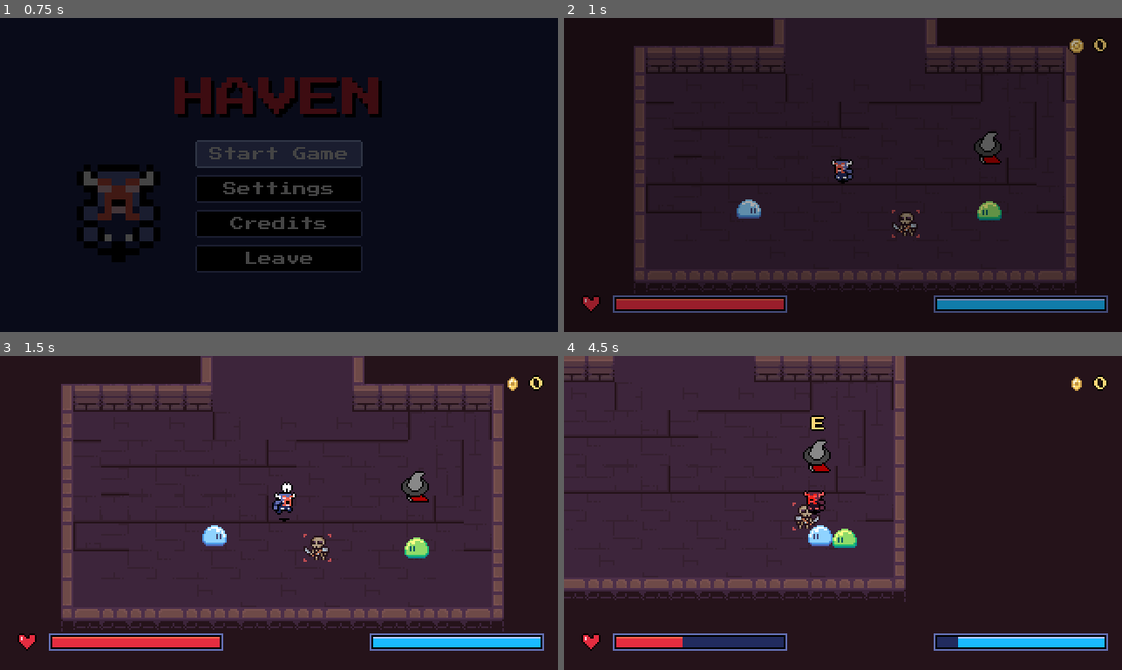
Above: before the commit, frames 1-4 (two rows, left to right).
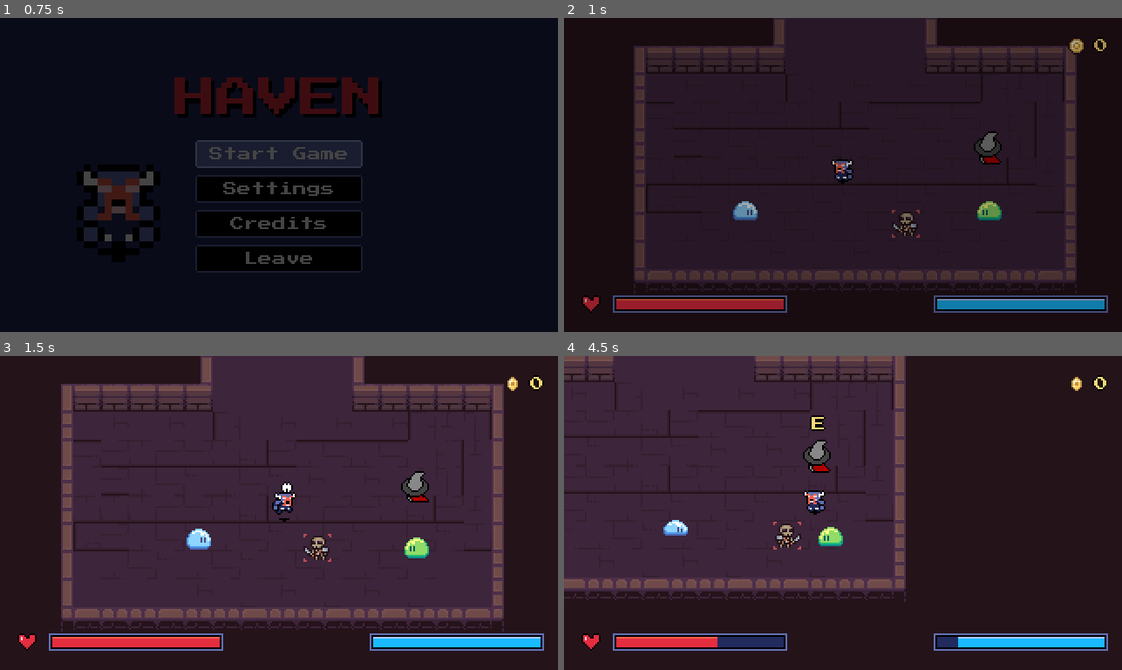
Above: after the commit, the same moments.

Repository: DaEpickid540/haven-2026
Game: Godot game, scene res://Scenes/main.tscn
Two runs of this game, one before a commit and one after it. Both use one fixed random seed, a clock stepped at 60 frames per second and the inputs below.
Inputs (mouse positions are in pixels of both pictures, inside the frame that each line leads up to):
- Up to frame 1 (0.75 s): click "Start Game" at 0.5 s
- Up to frame 2 (1 s): no input
- Up to frame 3 (1.5 s): move the mouse to (401, 497) at 1.27 s; hold Right (right) from 1.28 s (still down); tap J (attack) at 1.35 s; click (401, 497) at 1.42 s
- Up to frame 4 (4.5 s): move the mouse to (731, 528) at 2.02 s; release Right (right) at 2.03 s; hold Down (down) 2.03-2.78 s; tap X (dash) at 2.1 s; move the mouse to (898, 443) at 2.77 s; hold Right (right) 2.78-3.53 s; hold E (interact) 2.78-3.53 s; move the mouse to (815, 575) at 3.52 s; hold Up (up) 3.53-4.28 s; tap J (attack) at 3.6 s; click (815, 575) at 3.67 s; move the mouse to (1010, 560) at 4.27 s; hold Left (left) from 4.28 s (still down); hold X (dash) from 4.28 s (still down)

Frame 1 is identical in both runs. In frame 2, 0.2% of the frame differs, in the area x 30-36%, y 57-65%; in frame 3, 0.4%; in frame 4, 1.4%, in the area x 17-53%, y 43-93%.

Commit message:
Update

Diff:
--- a/Scenes/skeleton.tscn
+++ b/Scenes/skeleton.tscn
@@ -1,4 +1,4 @@
-[gd_scene format=3]
+[gd_scene format=3 uid="uid://bn1x13txttkg"]
 
 [ext_resource type="Script" uid="uid://cif6ykvhi1ur6" path="res://Scripts/enemy.gd" id="1_enemy"]
 [ext_resource type="Texture2D" uid="uid://diy6ltfipkudd" path="res://Assets/2D Pixel Dungeon Asset Pack/Character_animation/monsters_idle/skeleton2/v1/skeleton2_v1_1.png" id="2_f1"]
@@ -33,6 +33,22 @@
 "values": [Color(1, 1, 1, 1)]
 }
 
+[sub_resource type="Animation" id="Animation_death"]
+resource_name = "death"
+length = 0.6
+tracks/0/type = "value"
+tracks/0/imported = false
+tracks/0/enabled = true
+tracks/0/path = NodePath(".:modulate")
+tracks/0/interp = 1
+tracks/0/loop_wrap = true
+tracks/0/keys = {
+"times": PackedFloat32Array(0, 0.6),
+"transitions": PackedFloat32Array(1, 1),
+"update": 0,
+"values": [Color(1, 0.35, 0.35, 1), Color(1, 0.35, 0.35, 0)]
+}
+
 [sub_resource type="Animation" id="Animation_idle"]
 resource_name = "idle"
 length = 0.6
@@ -49,22 +65,6 @@
 "transitions": PackedFloat32Array(1, 1, 1, 1),
 "update": 1,
 "values": [ExtResource("2_f1"), ExtResource("3_f2"), ExtResource("4_f3"), ExtResource("5_f4")]
-}
-
-[sub_resource type="Animation" id="Animation_death"]
-resource_name = "death"
-length = 0.6
-tracks/0/type = "value"
-tracks/0/imported = false
-tracks/0/enabled = true
-tracks/0/path = NodePath(".:modulate")
-tracks/0/interp = 1
-tracks/0/loop_wrap = true
-tracks/0/keys = {
-"times": PackedFloat32Array(0, 0.6),
-"transitions": PackedFloat32Array(1, 1),
-"update": 0,
-"values": [Color(1, 0.35, 0.35, 1), Color(1, 0.35, 0.35, 0)]
 }
 
 [sub_resource type="AnimationLibrary" id="AnimationLibrary_skel"]
@@ -94,9 +94,8 @@
 node_connections = [&"output", 0, &"StateMachine"]
 
 [sub_resource type="CircleShape2D" id="CircleShape2D_damage"]
-radius = 10.0
 
-[node name="Skeleton" type="CharacterBody2D"]
+[node name="Skeleton" type="CharacterBody2D" unique_id=672855553]
 collision_layer = 4
 collision_mask = 7
 motion_mode = 1
@@ -105,33 +104,32 @@
 faces_right = true
 detected_range = 80.0
 max_health = 4
-contact_damage = 1
 attack_interval = 1.2
 
-[node name="Sprite2D" type="Sprite2D" parent="."]
+[node name="Sprite2D" type="Sprite2D" parent="." unique_id=775969010]
 texture = ExtResource("2_f1")
 
-[node name="AnimationPlayer" type="AnimationPlayer" parent="."]
+[node name="AnimationPlayer" type="AnimationPlayer" parent="." unique_id=982628866]
 root_node = NodePath("../Sprite2D")
 libraries/ = SubResource("AnimationLibrary_skel")
 
-[node name="CollisionShape2D" type="CollisionShape2D" parent="."]
+[node name="CollisionShape2D" type="CollisionShape2D" parent="." unique_id=616305372]
 position = Vector2(0, 3)
 shape = SubResource("CircleShape2D_body")
 
-[node name="AnimationTree" type="AnimationTree" parent="."]
+[node name="AnimationTree" type="AnimationTree" parent="." unique_id=759446810]
 root_node = NodePath("../Sprite2D")
 tree_root = SubResource("AnimationNodeBlendTree_skel")
 advance_expression_base_node = NodePath("..")
 anim_player = NodePath("../AnimationPlayer")
 
-[node name="RayCast2D" type="RayCast2D" parent="."]
+[node name="RayCast2D" type="RayCast2D" parent="." unique_id=1226429231]
 target_position = Vector2(-17, 0)
 
-[node name="DamageArea" type="Area2D" parent="."]
+[node name="DamageArea" type="Area2D" parent="." unique_id=965972945]
 collision_layer = 4
 collision_mask = 2
 
-[node name="CollisionShape2D" type="CollisionShape2D" parent="DamageArea"]
+[node name="CollisionShape2D" type="CollisionShape2D" parent="DamageArea" unique_id=2064882829]
 position = Vector2(0, 3)
 shape = SubResource("CircleShape2D_damage")
--- a/Scripts/enemy.gd
+++ b/Scripts/enemy.gd
@@ -41,7 +41,6 @@
 	move_and_slide()
 	damage_overlapping_player()
 
-# Contact
 func damage_overlapping_player() -> void:
 	for other_area in damage_area.get_overlapping_areas():
 		var player := other_area.get_parent() as Player
--- a/slime_blue.tscn
+++ b/slime_blue.tscn
@@ -1,6 +1,6 @@
 [gd_scene format=3 uid="uid://d1w04finjod5s"]
 
-[ext_resource type="Script" uid="uid://c81evyc304yt4" path="res://Scripts/slime_blue.gd" id="1_b4wiw"]
+[ext_resource type="Script" uid="uid://cif6ykvhi1ur6" path="res://Scripts/enemy.gd" id="1_b4wiw"]
 [ext_resource type="Texture2D" uid="uid://cevv4k1q0ovwv" path="res://Assets/Platformer Slimes v2.0/Spritesheets/16x16/Idle/Idle_Blue.png" id="2_b4wiw"]
 
 [sub_resource type="Animation" id="Animation_4gyqm"]
@@ -103,11 +103,11 @@
 
 [sub_resource type="CircleShape2D" id="CircleShape2D_80q1b"]
 
-[node name="SlimeBlue" type="CharacterBody2D" unique_id=1556184731 groups=["enemy"]]
+[node name="SlimeBlue" type="CharacterBody2D" unique_id=1556184731]
 motion_mode = 1
 script = ExtResource("1_b4wiw")
 
-[node name="Sprite2D" type="Sprite2D" parent="." unique_id=2098987288]
+[node name="Sprite2D" type="Sprite2D" parent="." unique_id=2098987288 groups=["enemy"]]
 texture = ExtResource("2_b4wiw")
 hframes = 7
 vframes = 2
@@ -117,7 +117,7 @@
 root_node = NodePath("../Sprite2D")
 libraries/ = SubResource("AnimationLibrary_11g03")
 
-[node name="CollisionShape2D" type="CollisionShape2D" parent="." unique_id=59992974]
+[node name="CollisionShape2D" type="CollisionShape2D" parent="." unique_id=59992974 groups=["enemy"]]
 position = Vector2(0, 3)
 shape = SubResource("CircleShape2D_i0o7n")
 
@@ -127,13 +127,13 @@
 advance_expression_base_node = NodePath("..")
 anim_player = NodePath("../AnimationPlayer")
 
-[node name="RayCast2D" type="RayCast2D" parent="." unique_id=1500129010]
+[node name="RayCast2D" type="RayCast2D" parent="." unique_id=1500129010 groups=["enemy"]]
 target_position = Vector2(-17, 0)
 
-[node name="DamageArea" type="Area2D" parent="." unique_id=1429499885]
+[node name="DamageArea" type="Area2D" parent="." unique_id=1429499885 groups=["enemy"]]
 collision_layer = 4
 collision_mask = 2
 
-[node name="CollisionShape2D" type="CollisionShape2D" parent="DamageArea" unique_id=104825205]
+[node name="CollisionShape2D" type="CollisionShape2D" parent="DamageArea" unique_id=104825205 groups=["enemy"]]
 position = Vector2(1, 4)
 shape = SubResource("CircleShape2D_80q1b")
